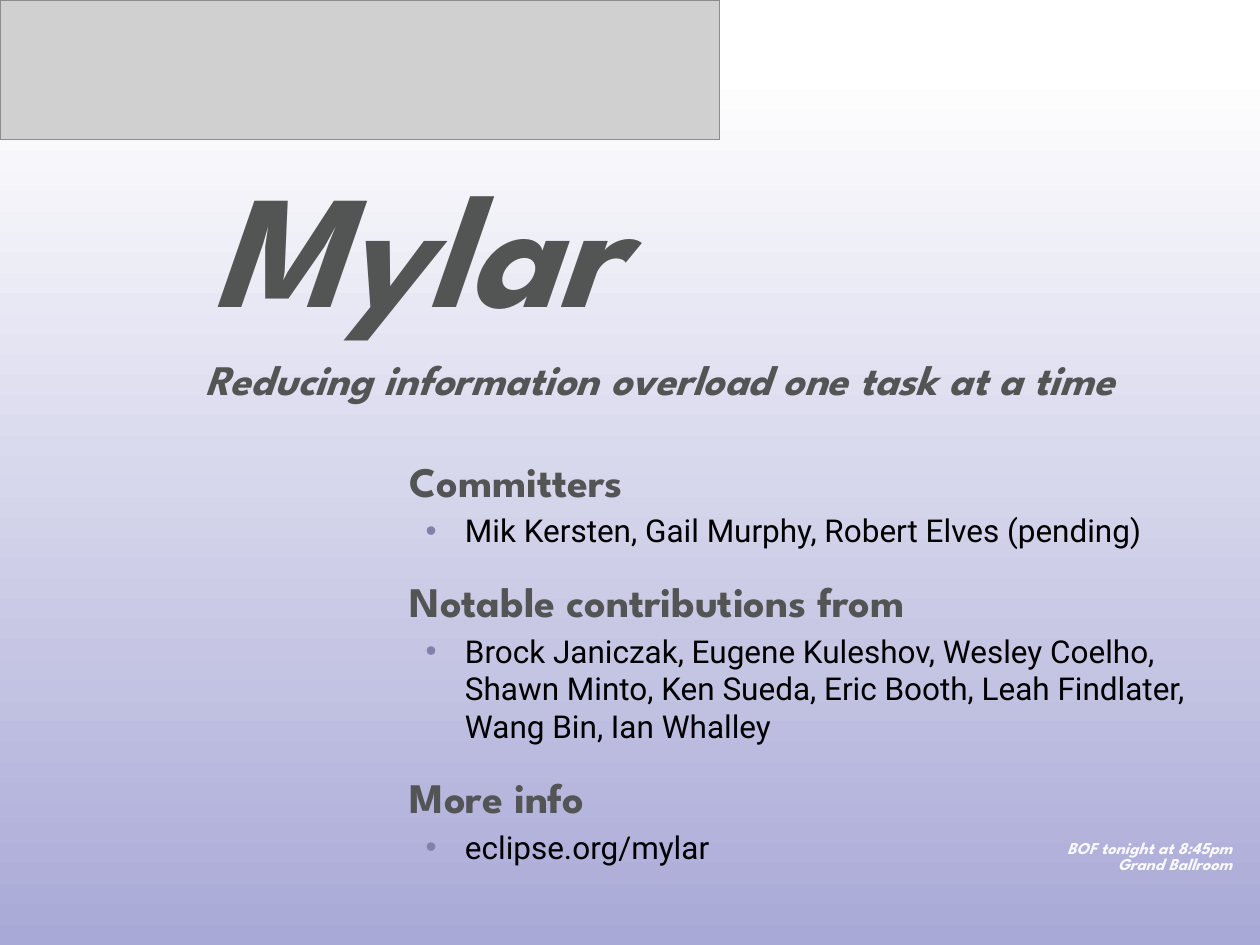
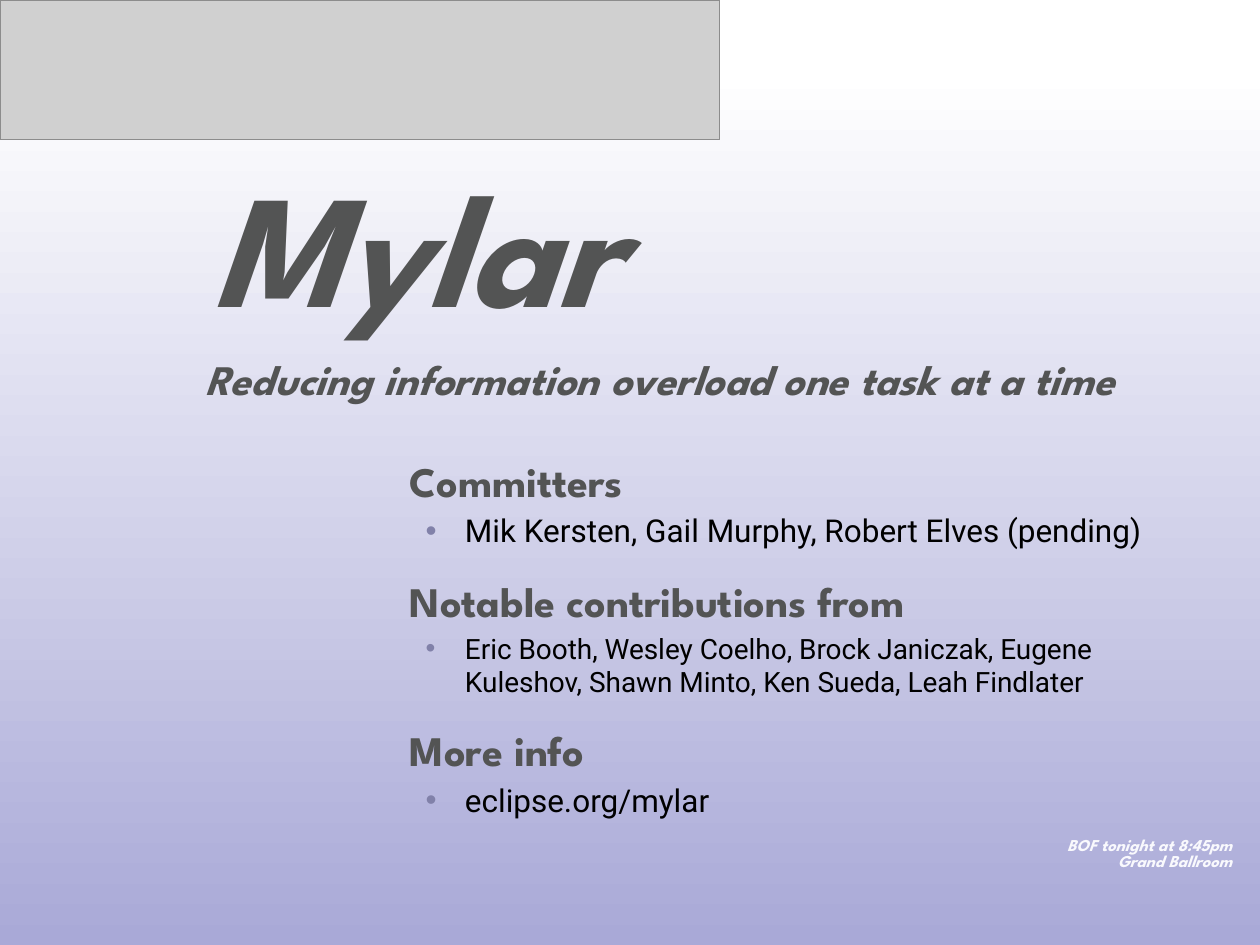
Before and after one commit to eclipse-mylyn/mylyn-website, a slide deck: slide 20 of publications/2006-03-mylar-eclipsecon.ppt. Drawn at 1260x945 pixels with LibreOffice and Linux fonts; fonts in the diff are those of the drawing; grey boxes stand for pictures. Boxes give left, top, right and bottom in pixels: in the first picture for what was removed or moved away, otherwise in the second. Text is boxed around its words. In the diff, an @@ line names an element or a change of style, - is before the commit and + after.

```diff
--- a/publications/2006-03-mylar-eclipsecon.ppt
+++ b/publications/2006-03-mylar-eclipsecon.ppt
@@ text at (x1=465, y1=638, x2=1092, y2=696): text changed; size 18 to 16 pt @@
-  • Brock Janiczak, Eugene Kuleshov, Wesley Coelho, Shawn Minto, Ken Sueda, Eric Booth, Leah Findlater, Wang Bin, Ian Whalley
+  • Eric Booth, Wesley Coelho, Brock Janiczak, Eugene Kuleshov, Shawn Minto, Ken Sueda, Leah Findlater
```
Also in this commit, not shown: 10 other slides changed.
